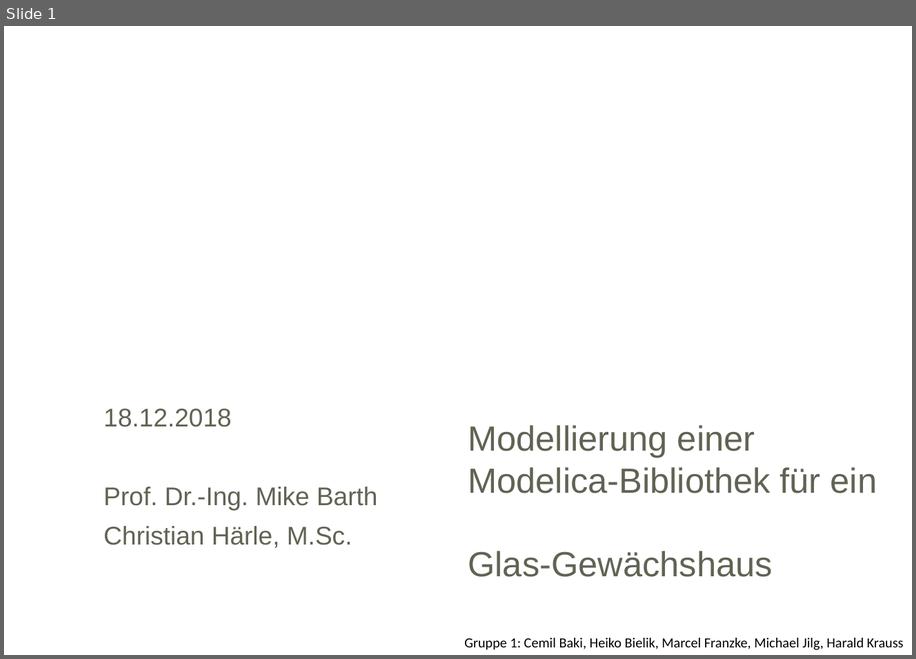
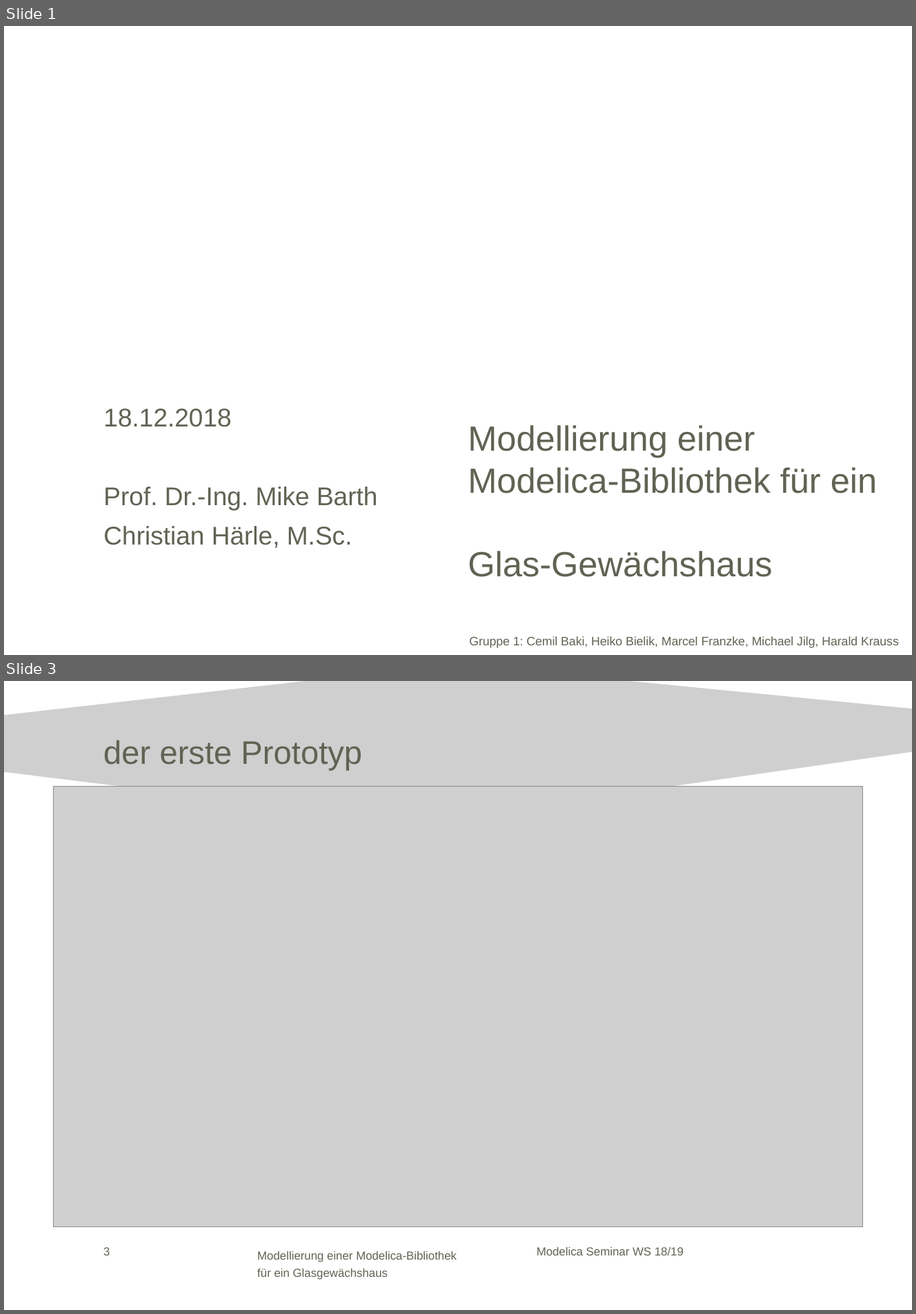
Before and after one commit to HeikoBielik/gewXhouse, a slide deck: Modelica WS 18_19_V3.pptx. Shown one above the other, each under a label of ours: slide 1 before the commit, slides 1 and 3 after it; the slides between them are not shown. The pictures are 916x659 and 916x1314 pixels, drawn with LibreOffice and Linux fonts; fonts in the diff are those of the drawing; grey boxes stand for pictures; background and template pictures are left out. Boxes give left, top, right and bottom in pixels: in the first picture for what was removed or moved away, otherwise in the second. Text is boxed around its words. In the diff, an @@ line names an element or a change of style, - is before the commit and + after.

```diff
--- a/Modelica WS 18_19_V3.pptx
+++ b/Modelica WS 18_19_V3.pptx
@@ slide 3 added at (x1=4, y1=681, x2=912, y2=1310), background #FFFFFF @@
@@ freeform shape added at (x1=4, y1=681, x2=912, y2=822), fill #CFCFCF @@
@@ title added at (x1=103, y1=740, x2=362, y2=771), 28 pt, text #626254 @@
+der erste Prototyp
@@ picture added at (x1=54, y1=787, x2=862, y2=1227) @@
@@ page number added at (x1=103, y1=1247, x2=110, y2=1255), 10 pt, text #626254 @@
+3
@@ text added at (x1=257, y1=1251, x2=457, y2=1279), 10 pt, text #626254 @@
+Modellierung einer Modelica-Bibliothek für ein Glasgewächshaus
@@ text added at (x1=537, y1=1247, x2=684, y2=1255), 10 pt, text #626254 @@
+Modelica Seminar WS 18/19
@@ slide 1 changed as well @@
@@ text "Gruppe 1: Cemil Baki, Heiko ..." at (x1=469, y1=636, x2=899, y2=648): size 12 to 10.5 pt, font Calibri to Arial, text colour #000000 to #626254 @@
```
Also in this commit, not shown: 1 other slide changed, 5 other slides added, 9 slides removed, 1 other file.
